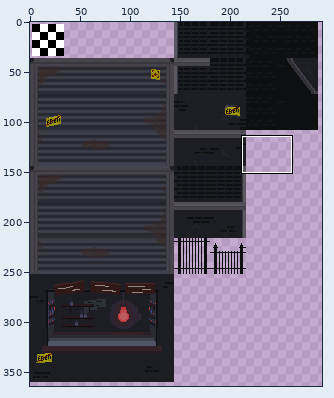
File history of a sprite sheet, prjVenomBite/tilesets/cityBackground/output_tileset.png. The first picture is a wide view before the edit; the outline marks the close-up.
Close-up. The starting point:
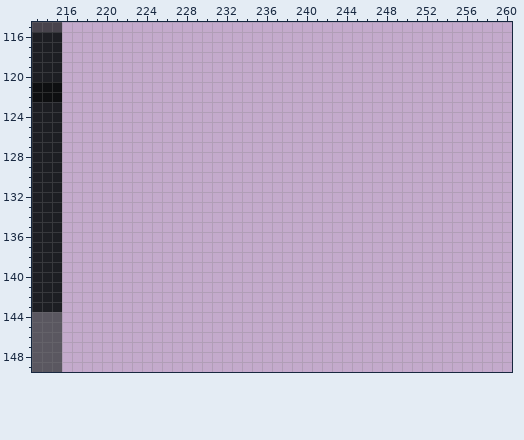
The file is 432x432 pixels. Colours within 5 levels of each other are drawn and written as one. Shown: x 213..260, y 115..149. The wide view leaves out empty margins. The commit also changed other parts of the picture, which this record leaves out.
Once edited:
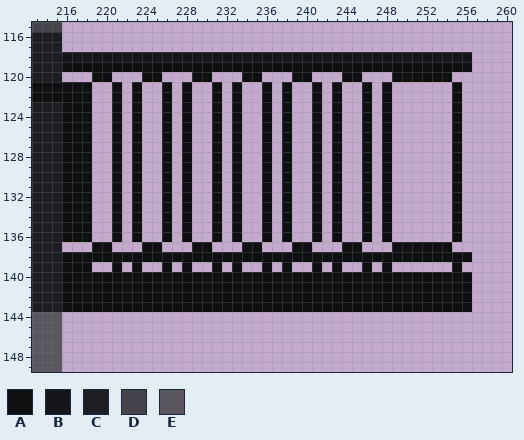
Palette (. is transparent): A #0e0f11  B #141519  C #1d1e23  D #47434c  E #5a5760
Difference:
Changed rows in their new state; - is an unchanged pixel.
first column x 216:
118 BBBBBBBBBBBBBBBBBBBBBBBBBBBBBBBBBBBBBBBBB
119 AAAAAAAAAAAAAAAAAAAAAAAAAAAAAAAAAAAAAAAAA
120 ---AA---AA---AA---AA---AA---AA---AAAAAA--
121 AAA--A-A--A-A--A-A--A-A--A-A--A-A------A-
122 AAA--A-A--A-A--A-A--A-A--A-A--A-A------A-
123 AAA--A-A--A-A--A-A--A-A--A-A--A-A------A-
124 AAA--A-A--A-A--A-A--A-A--A-A--A-A------A-
125 AAA--A-A--A-A--A-A--A-A--A-A--A-A------A-
126 AAA--A-A--A-A--A-A--A-A--A-A--A-A------A-
127 AAA--A-A--A-A--A-A--A-A--A-A--A-A------A-
128 AAA--A-A--A-A--A-A--A-A--A-A--A-A------A-
129 AAA--A-A--A-A--A-A--A-A--A-A--A-A------A-
130 AAA--A-A--A-A--A-A--A-A--A-A--A-A------A-
131 AAA--A-A--A-A--A-A--A-A--A-A--A-A------A-
132 AAA--A-A--A-A--A-A--A-A--A-A--A-A------A-
133 AAA--A-A--A-A--A-A--A-A--A-A--A-A------A-
134 AAA--A-A--A-A--A-A--A-A--A-A--A-A------A-
135 AAA--A-A--A-A--A-A--A-A--A-A--A-A------A-
136 AAA--A-A--A-A--A-A--A-A--A-A--A-A------A-
137 ---AA---AA---AA---AA---AA---AA---AAAAAA--
138 AAAAAAAAAAAAAAAAAAAAAAAAAAAAAAAAAAAAAAAAA
139 AAA--A-A--A-A--A-A--A-A--A-A--A-A------A-
140 AAAAAAAAAAAAAAAAAAAAAAAAAAAAAAAAAAAAAAAAA
141 AAAAAAAAAAAAAAAAAAAAAAAAAAAAAAAAAAAAAAAAA
142 AAAAAAAAAAAAAAAAAAAAAAAAAAAAAAAAAAAAAAAAA
143 AAAAAAAAAAAAAAAAAAAAAAAAAAAAAAAAAAAAAAAAA
Pixel boxes of the changes (left, top, right, bottom) in both close-ups:
added: (62, 52, 472, 312)
